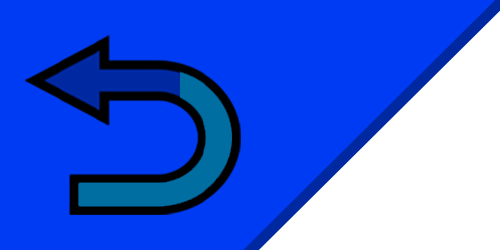
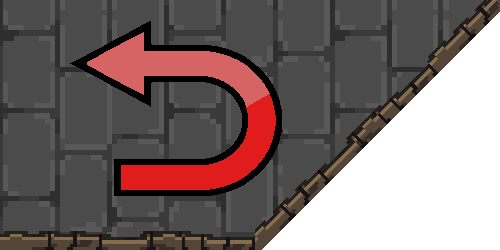
Layered file, before and after one edit (500x250). Changes by layer:
removed layer "Shape 3 copy" over box(25, 35, 241, 215)
removed layer "Shape 3" over box(25, 35, 241, 215)
renamed "Layer 1" to "Layer 2", painted on it over box(0, 0, 500, 250)
added layer "Layer 3" (1st of 3) above "Layer 3" over box(0, 0, 500, 250)
added layer "Layer 3" (2nd of 3) above "Layer 3 copy" over box(0, 0, 500, 238)
